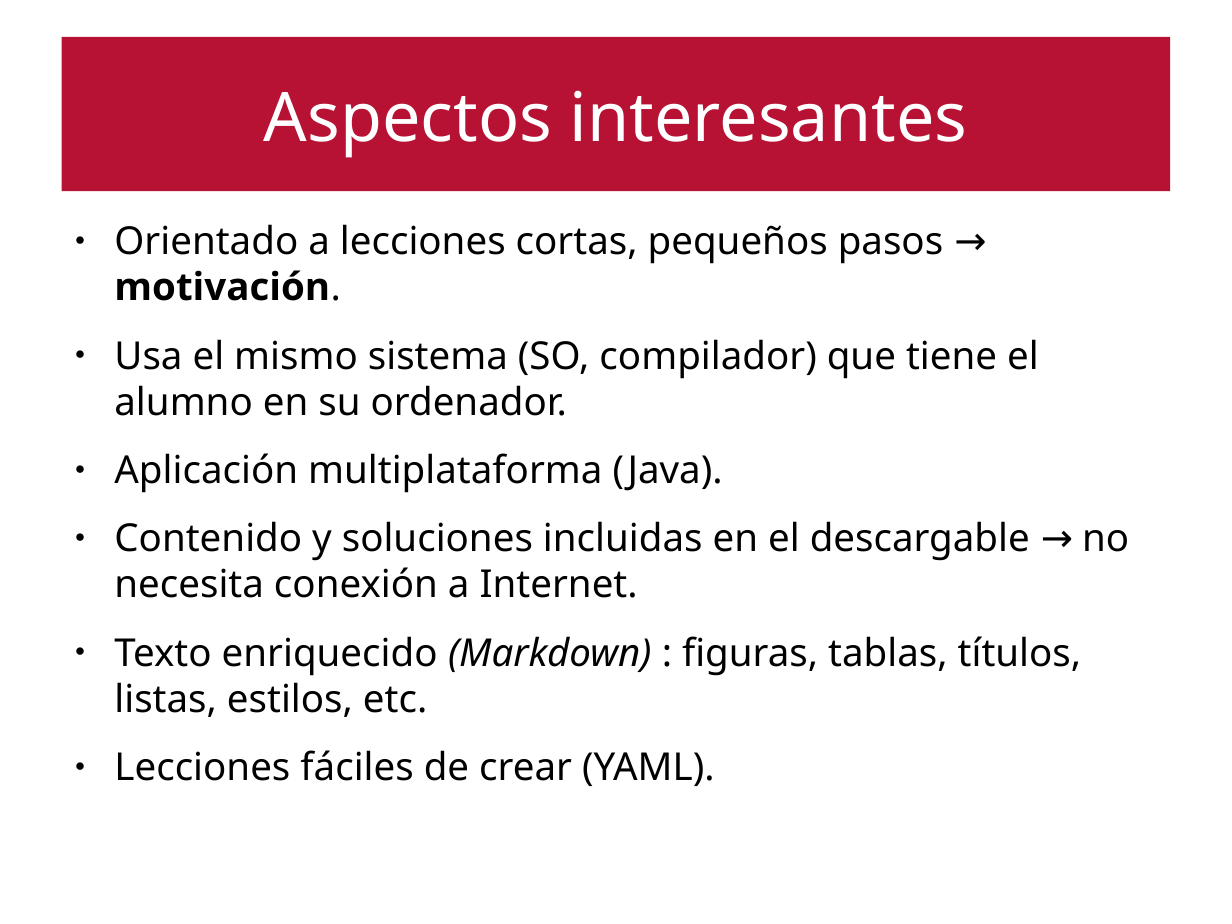
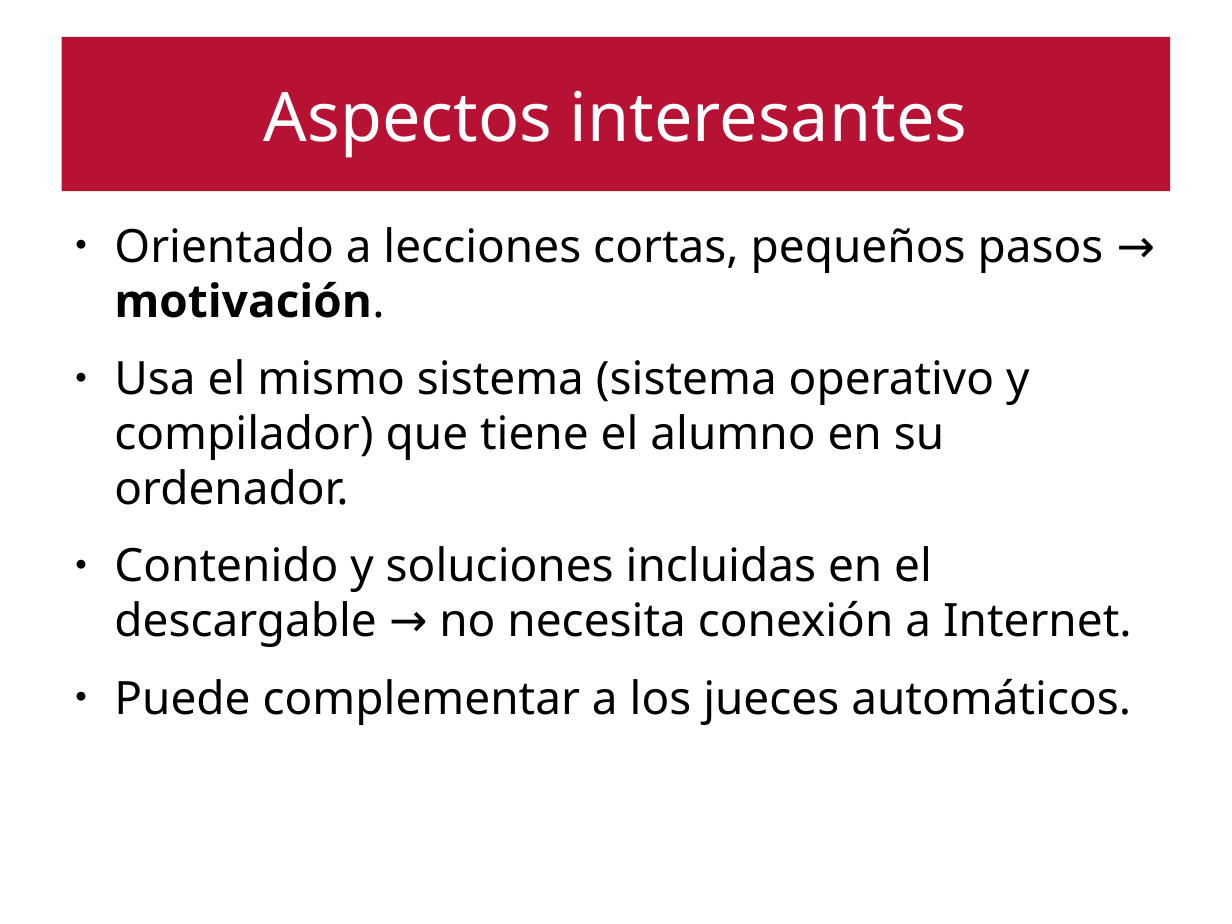
Before and after one commit to emartinm/TutorialesInteractivos, a slide deck: slide 21 of doc/Taller_FDI_2017.odp (slide 11 before the commit). Drawn at 1232x924 pixels with LibreOffice and Linux fonts; fonts in the diff are those of the drawing. Boxes give left, top, right and bottom in pixels: in the first picture for what was removed or moved away, otherwise in the second. Text is boxed around its words. In the diff, an @@ line names an element or a change of style, - is before the commit and + after.

```diff
--- a/doc/Taller_FDI_2017.odp
+++ b/doc/Taller_FDI_2017.odp
@@ text at [114, 227, 1132, 647]: size 24.8 to 29.6 pt in "Orientado a lecciones cortas, pequeños pasos → ...", "Contenido y soluciones incluidas en el descargable ..." @@
@@ text at [114, 359, 1029, 505]: text changed; size 24.8 to 29.6 pt @@
-● Usa el mismo sistema (SO, compilador) que tiene el alumno en su ordenador.
-● Aplicación multiplataforma (Java).
+● Usa el mismo sistema (sistema operativo y compilador) que tiene el alumno en su ordenador.
@@ text at [114, 678, 1131, 725]: text changed; size 24.8 to 29.6 pt @@
-● Texto enriquecido (Markdown) : figuras, tablas, títulos, listas, estilos, etc.
-● Lecciones fáciles de crear (YAML).
+● Puede complementar a los jueces automáticos.
```
Also in this commit, not shown: 4 other slides changed, 13 slides added, 3 slides removed.
